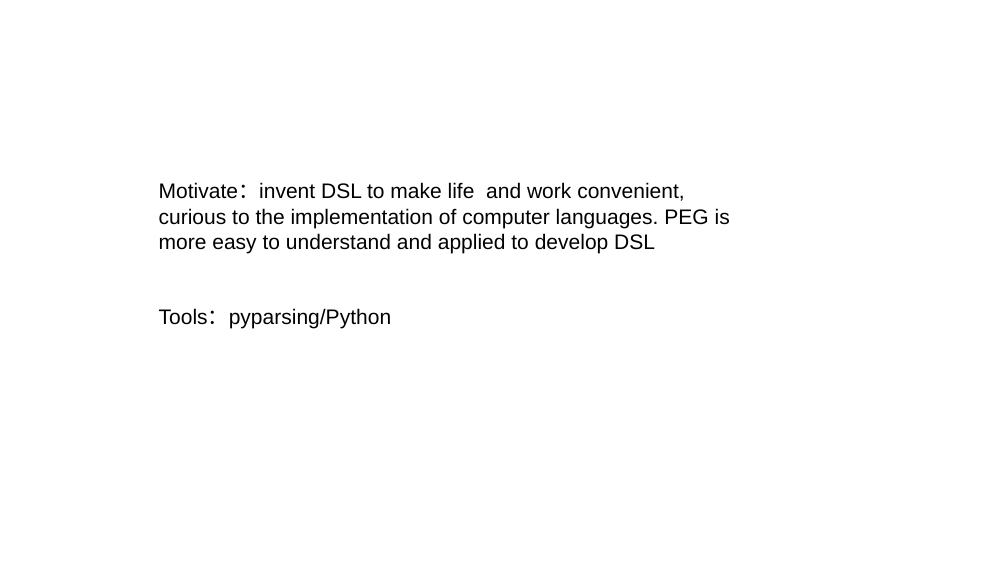
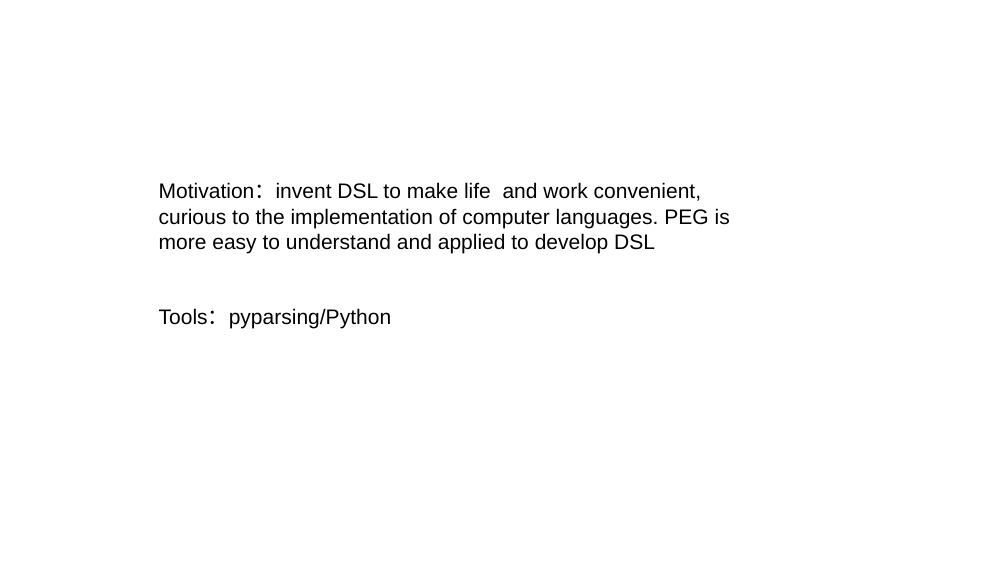
Before and after one commit to Freakwill/pycon2021-ppt, a slide deck: slide 2 of slide-light.pptx. Drawn at 1008x567 pixels with LibreOffice and Linux fonts; fonts in the diff are those of the drawing; background and template pictures are left out. Boxes give left, top, right and bottom in pixels: in the first picture for what was removed or moved away, otherwise in the second. Text is boxed around its words. In the diff, an @@ line names an element or a change of style, - is before the commit and + after.

```diff
--- a/slide-light.pptx
+++ b/slide-light.pptx
@@ text at box(159, 182, 730, 253): text changed @@
-Motivate：invent DSL to make life and work convenient, curious to the implementation of computer languages. PEG is more easy to understand and applied to develop DSL
+Motivation：invent DSL to make life and work convenient, curious to the implementation of computer languages. PEG is more easy to understand and applied to develop DSL
```
Also in this commit, not shown: 1 other slide changed.
